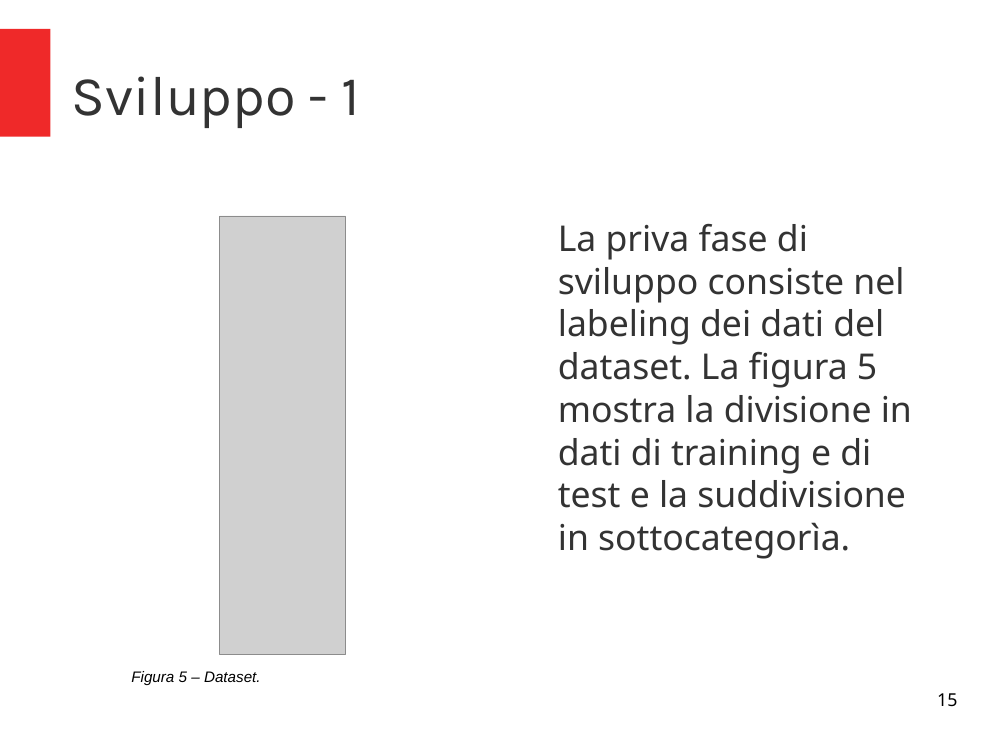
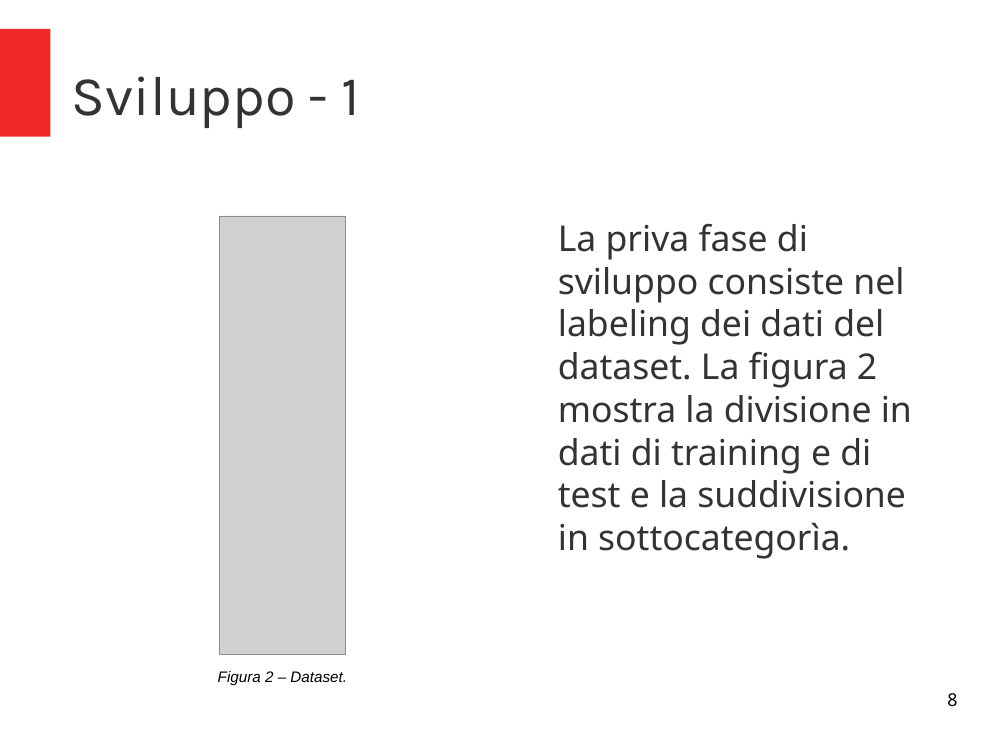
Before and after one commit to micheleFraccaroli/Progetto_IA, a slide deck: slide 8 of Presentazione/Press.odp (slide 15 before the commit). Drawn at 1008x756 pixels with LibreOffice and Linux fonts; fonts in the diff are those of the drawing; grey boxes stand for pictures. Boxes give left, top, right and bottom in pixels: in the first picture for what was removed or moved away, otherwise in the second. Text is boxed around its words. In the diff, an @@ line names an element or a change of style, - is before the commit and + after.

```diff
--- a/Presentazione/Press.odp
+++ b/Presentazione/Press.odp
@@ text at (558, 224, 912, 559): text changed @@
-La priva fase di sviluppo consiste nel labeling dei dati del dataset. La figura 5 mostra la divisione in dati di training e di test e la suddivisione in sottocategorìa.
+La priva fase di sviluppo consiste nel labeling dei dati del dataset. La figura 2 mostra la divisione in dati di training e di test e la suddivisione in sottocategorìa.
@@ text at (218, 671, 347, 685): text changed @@
-Figura 5 – Dataset.
+Figura 2 – Dataset.
@@ page number at (947, 693, 957, 706): text changed @@
-15
+8
```
Also in this commit, not shown: 7 other slides changed, 1 slide added, 7 slides removed, 2 other files.
